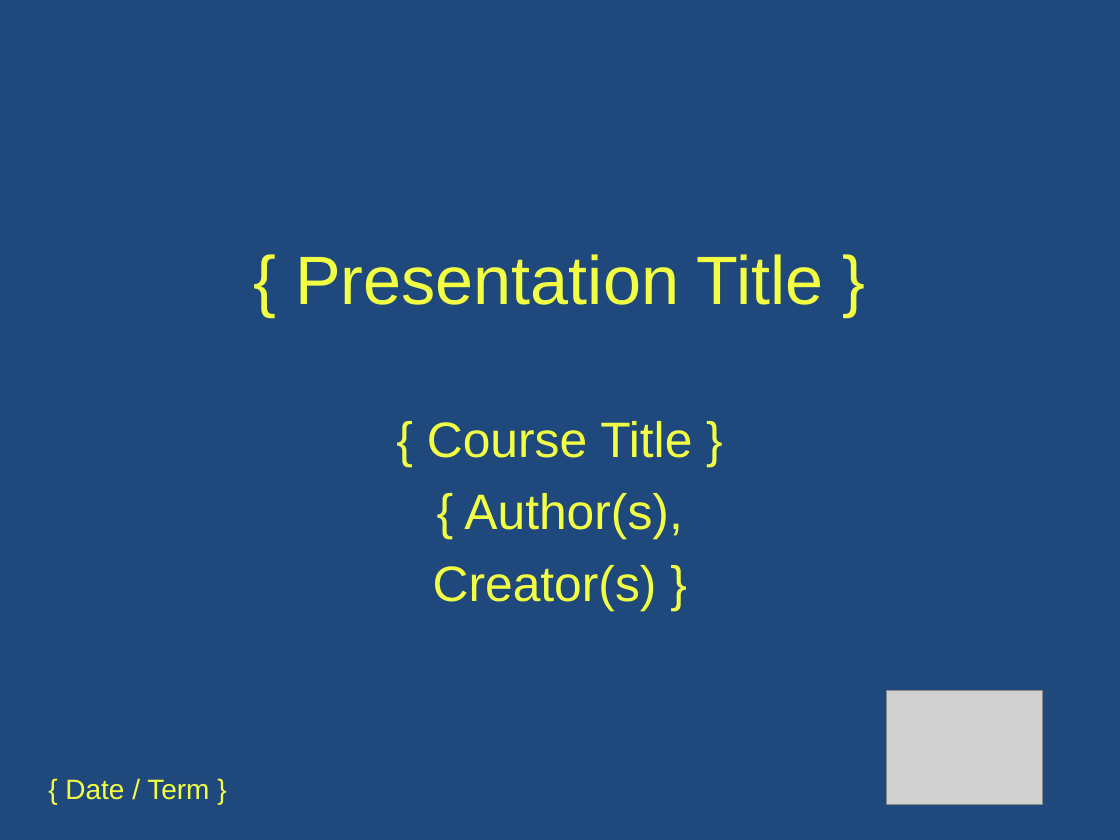
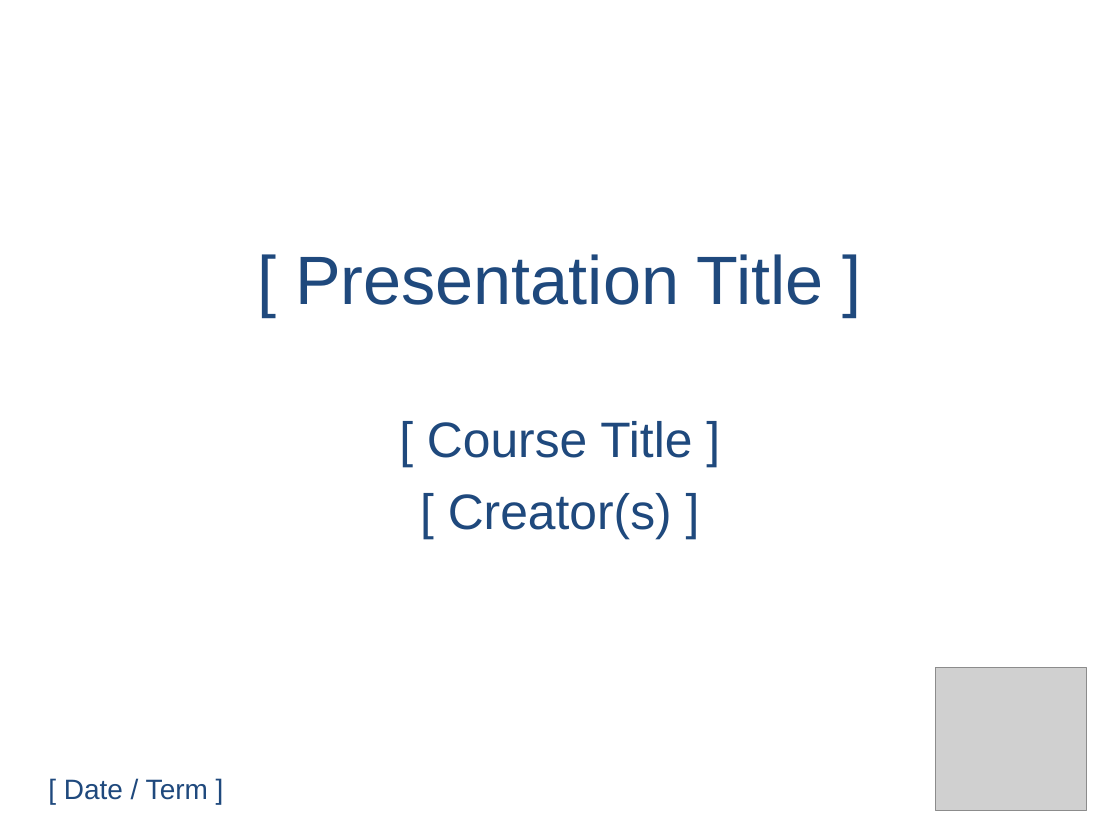
Before and after one commit to gazzola/OERca, a slide deck: slide 3 of tool/decomposition/datafiles/RecompBoilerplate.ppt. Drawn at 1120x840 pixels with LibreOffice and Linux fonts; fonts in the diff are those of the drawing; grey boxes stand for pictures. Boxes give left, top, right and bottom in pixels: in the first picture for what was removed or moved away, otherwise in the second. Text is boxed around its words. In the diff, an @@ line names an element or a change of style, - is before the commit and + after.

```diff
--- a/tool/decomposition/datafiles/RecompBoilerplate.ppt
+++ b/tool/decomposition/datafiles/RecompBoilerplate.ppt
@@ background #1F497D to #FFFFFF @@
@@ text at (295, 254, 824, 305): text changed; text colour #F3FF43 to #1F497D @@
-{ Presentation Title }
+[ Presentation Title ]
@@ text at (427, 421, 692, 540): text changed; text colour #F3FF43 to #1F497D @@
-{ Course Title }
-{ Author(s),
-Creator(s) }
+[ Course Title ]
+[ Creator(s) ]
@@ picture: place and size @@
-picture at (887, 691, 1043, 804)
+picture at (935, 668, 1086, 810)
@@ text at (64, 779, 208, 800): text changed; text colour #F3FF43 to #1F497D @@
-{ Date / Term }
+[ Date / Term ]
```
Also in this commit, not shown: 1 other slide changed.
